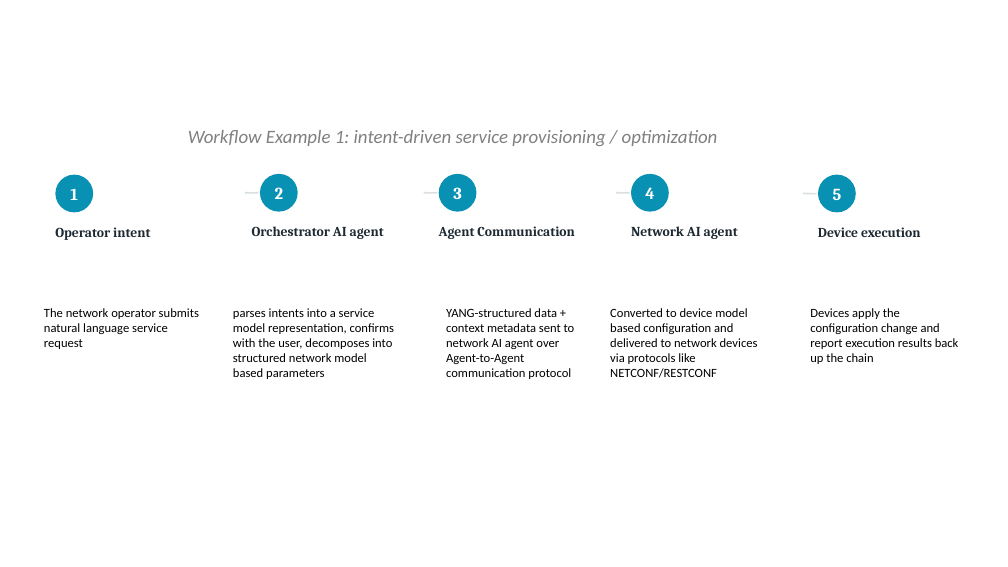
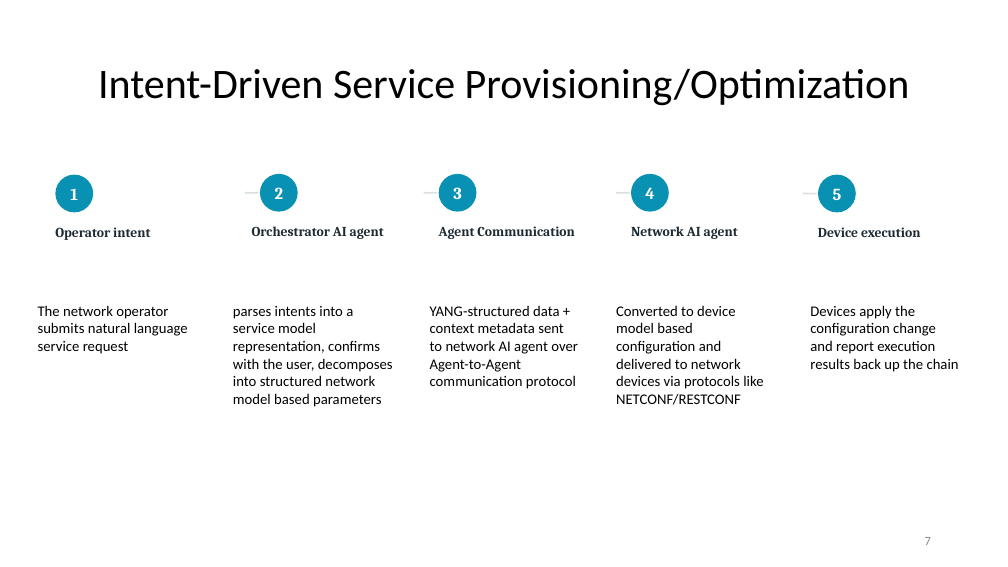
Before and after one commit to QiufangMa/AgentImpact2YANG, a slide deck: slide 7 of Side Meetings/AgentImpact2YANG.pptx. Drawn at 1008x567 pixels with LibreOffice and Linux fonts; fonts in the diff are those of the drawing. Boxes give left, top, right and bottom in pixels: in the first picture for what was removed or moved away, otherwise in the second. Text is boxed around its words. In the diff, an @@ line names an element or a change of style, - is before the commit and + after.

```diff
--- a/Side Meetings/AgentImpact2YANG.pptx
+++ b/Side Meetings/AgentImpact2YANG.pptx
@@ title "Intent-Driven Service Provisioning/Optimization" at box(98, 69, 910, 106): vertical alignment top to middle @@
@@ title at box(98, 69, 910, 106): text changed; size 18 to 40 pt; text colour #808080 to #000000; italic off @@
-Workflow Example 1: intent-driven service provisioning / optimization
+Intent-Driven Service Provisioning/Optimization
@@ text "YANG-structured data + context metadata ...": place and size @@
-text "YANG-structured data + context metadata ..." at box(446, 308, 575, 379)
+text "YANG-structured data + context metadata ..." at box(430, 306, 578, 389)
@@ size 12 to 14 pt in 5 elements at box(38, 305, 188, 354), box(430, 306, 578, 389), box(810, 305, 959, 372), box(233, 306, 393, 407), box(616, 306, 763, 405) @@
@@ text added at box(925, 537, 931, 545), 12 pt, text #8C8C8C @@
+7
```
Also in this commit, not shown: 13 other slides changed, 3 slides added, 2 slides removed, 1 other file.
